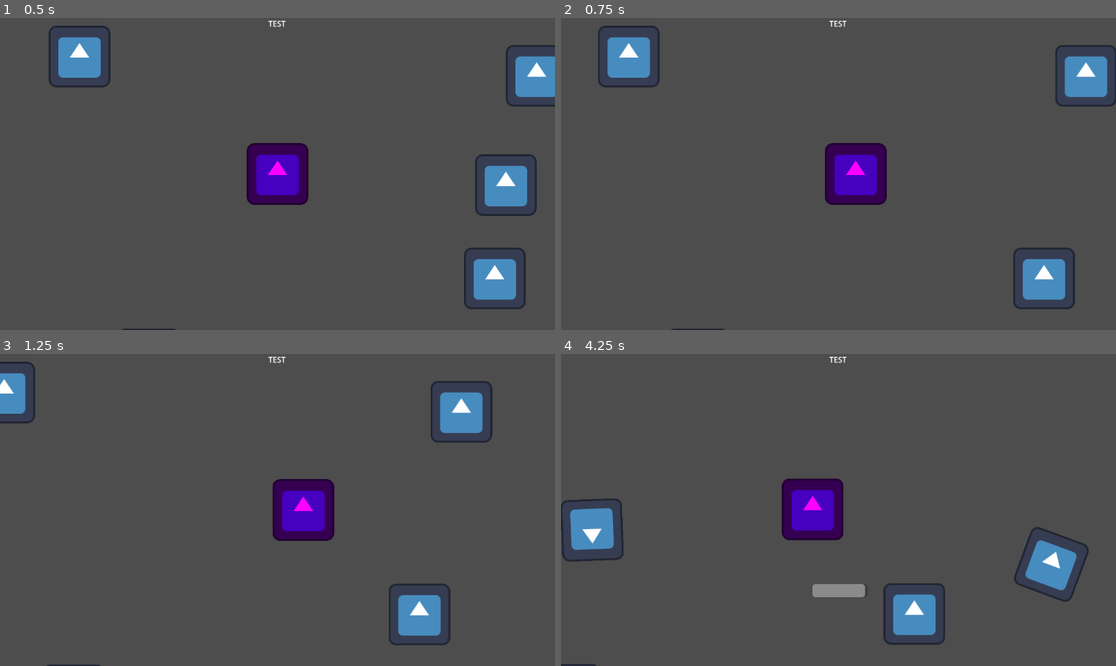
Above: before the commit, frames 1-4 (two rows, left to right).
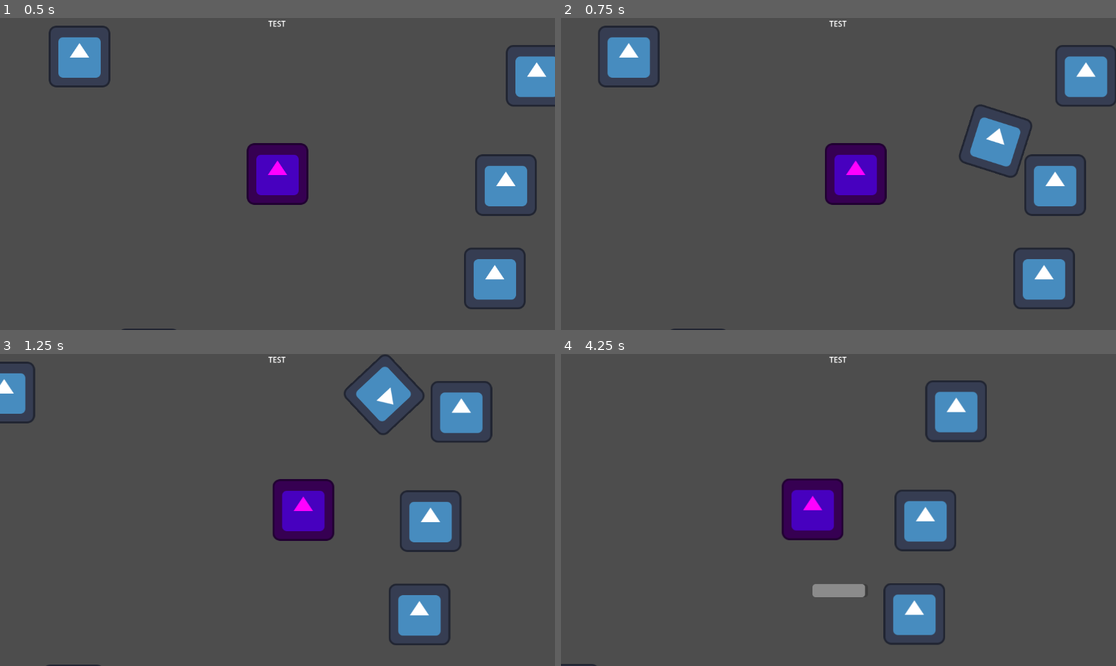
Above: after the commit, the same moments.

Repository: pingwin01games/BialJam2024
Game: Godot game, scene res://scene/world.tscn
The game is run twice, just before and just after one commit, with the same random seed, the same clock (stepped at 60 frames per second) and the same inputs. The engine's default icon, where the game draws it, is replaced by a stand-in: a white triangle on a blue panel in a dark square.
Inputs (mouse positions are in pixels of both pictures, inside the frame that each line leads up to):
- Up to frame 1 (0.5 s): no input
- Up to frame 2 (0.75 s): tap Enter at 0.5 s; move the mouse to (960, 158) at 0.52 s; hold Right (ui_right) from 0.53 s (still down); click (960, 158) at 0.6 s
- Up to frame 3 (1.25 s): keep holding Right (ui_right)
- Up to frame 4 (4.25 s): move the mouse to (727, 525) at 1.27 s; release Right (ui_right) at 1.28 s; hold Down (ui_down) 1.28-2.03 s; click (727, 525) at 1.35 s; move the mouse to (894, 441) at 2.02 s; hold Right (ui_right) 2.03-2.78 s; click (894, 441) at 2.1 s; move the mouse to (810, 572) at 2.77 s; hold Up (ui_up) 2.78-3.53 s; click (810, 572) at 2.85 s; move the mouse to (1005, 556) at 3.52 s; hold Left (ui_left) from 3.53 s (still down); click (1005, 556) at 3.6 s; tap R (reload) at 4.15 s

Frame 1 is identical in both runs. In frame 2, 2.6% of the frame differs, in the area x 71-95%, y 27-64%; in frame 3, 2.6%; in frame 4, 5.2%, in the area x 0-96%, y 8-80%.

Commit message:
dodano pile odbijajaca
teraz moze sie odbijac

Diff:
--- a/project.godot
+++ b/project.godot
@@ -77,6 +77,10 @@
 2d_physics/layer_5="pocisk przeciwnika "
 2d_physics/layer_6="pick up"
 
+[physics]
+
+2d/default_gravity_vector=Vector2(0, 0)
+
 [rendering]
 
 renderer/rendering_method="mobile"
--- /dev/null
+++ b/scene/pilaOdbija.tscn
@@ -0,0 +1,32 @@
+[gd_scene load_steps=5 format=3 uid="uid://dkh2pswp0e0g7"]
+
+[ext_resource type="Script" path="res://script/pilaOdbija.gd" id="1_0mp1k"]
+[ext_resource type="Texture2D" uid="uid://cojaxssn6g72v" path="res://icon.svg" id="2_mij7n"]
+
+[sub_resource type="RectangleShape2D" id="RectangleShape2D_igwe0"]
+size = Vector2(128, 128)
+
+[sub_resource type="CircleShape2D" id="CircleShape2D_7m3ip"]
+radius = 128.0
+
+[node name="Pila_Odbija" type="RigidBody2D"]
+collision_layer = 2
+collision_mask = 2
+mass = 0.01
+gravity_scale = 2.0
+script = ExtResource("1_0mp1k")
+
+[node name="CollisionShape2D" type="CollisionShape2D" parent="."]
+shape = SubResource("RectangleShape2D_igwe0")
+
+[node name="Sprite2D" type="Sprite2D" parent="."]
+texture = ExtResource("2_mij7n")
+
+[node name="Area_of_Damage" type="Area2D" parent="."]
+collision_layer = 8
+collision_mask = 29
+
+[node name="CollisionShape2D" type="CollisionShape2D" parent="Area_of_Damage"]
+shape = SubResource("CircleShape2D_7m3ip")
+
+[connection signal="body_entered" from="Area_of_Damage" to="." method="_on_area_of_damage_body_entered"]
--- a/script/gracz.gd
+++ b/script/gracz.gd
@@ -1,7 +1,7 @@
 extends CharacterBody2D
 
 @onready var rof = $RoF
-@onready var pocisk = preload("res://scene/pila.tscn")
+@onready var pocisk = preload("res://scene/pilaOdbija.tscn")
 @onready var reload = $Reload_Time
 @onready var ammo_count = $CanvasLayer/UI/Ammo_Count
 @onready var reload_bar = $CanvasLayer/UI/Reload_bar
--- /dev/null
+++ b/script/pilaOdbija.gd
@@ -0,0 +1,17 @@
+extends RigidBody2D
+
+const FORCE = 500
+
+# Called when the node enters the scene tree for the first time.
+func _ready():
+	apply_central_force(Vector2(1,0).rotated(rotation) * FORCE)
+
+
+# Called every frame. 'delta' is the elapsed time since the previous frame.
+func _process(delta):
+	pass
+
+
+func _on_area_of_damage_body_entered(body):
+	body.queue_free()
+	queue_free()
Not shown, added: Sprites/Players/mc1.png.import
Not shown, added: Sprites/Players/mc2.png.import
Not shown, added: Sprites/Players/mc3.png.import
Not shown, added: Sprites/Players/mc4.png.import
Not shown, added: Sprites/Players/mc5.png.import
Not shown, added: Sprites/Players/mc6.png.import
